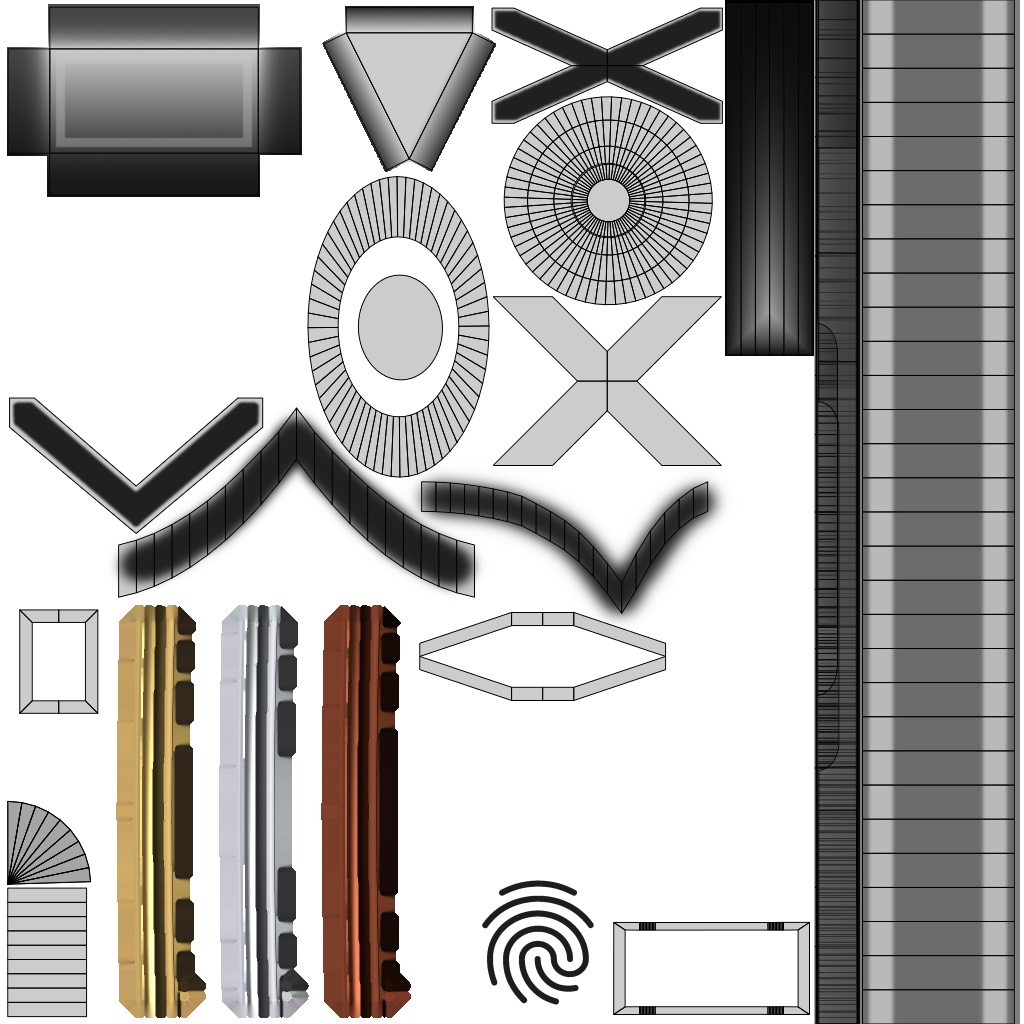
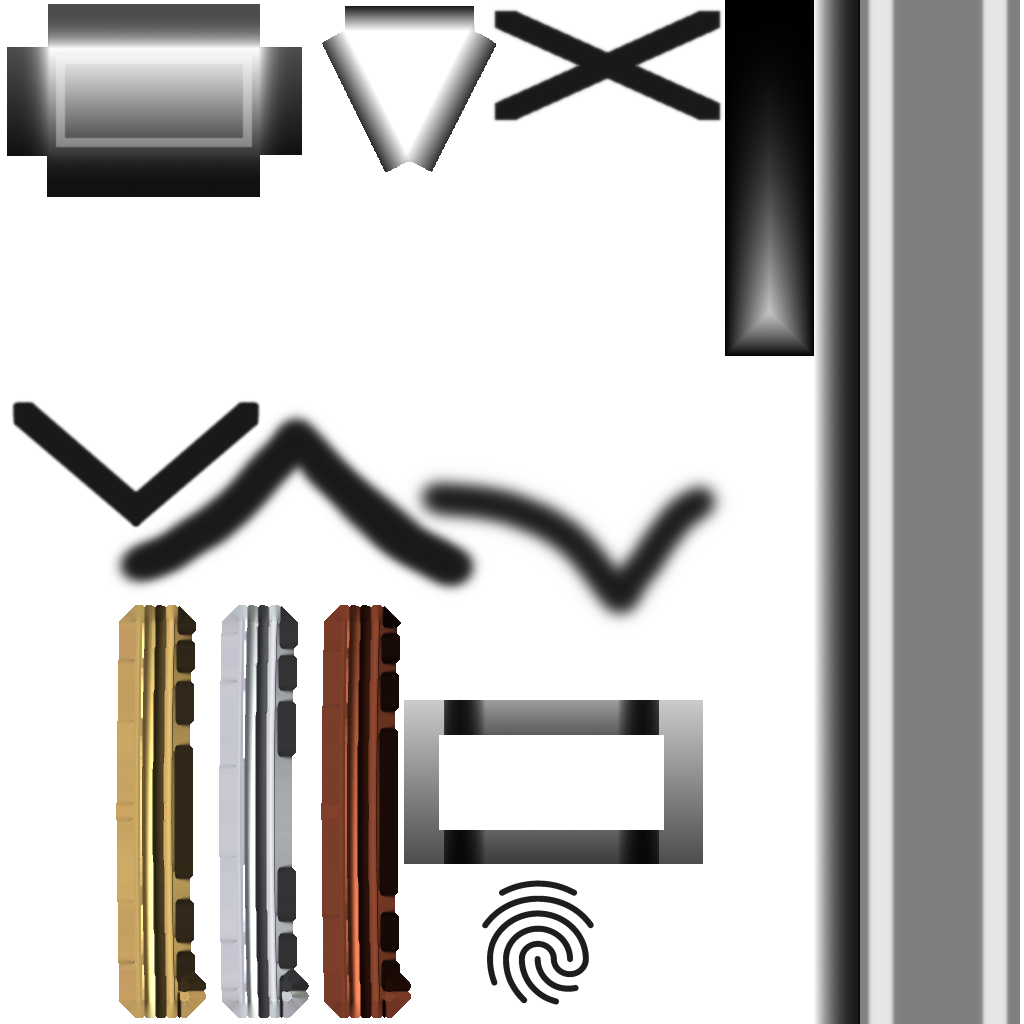
Layer changes from the first 1024px x 1024px image to the second:
hid group "uvLayout" (18 layers) over [7, 0, 1015, 1024]
renamed "uvNoteFretboard" to "UVNoteFretboard", painted on it over [408, 0, 859, 1024]
added group "NoteFretboard" with 3 layers above "BaseColors" over [404, 700, 703, 864]
added layer "Layer #14" in group "NoteFretboard" over [404, 700, 703, 864]
added layer "Layer #2" in group "NoteFretboard" over [444, 700, 659, 864]
added layer "Layer #13" in group "NoteFretboard" over [444, 700, 659, 864]
